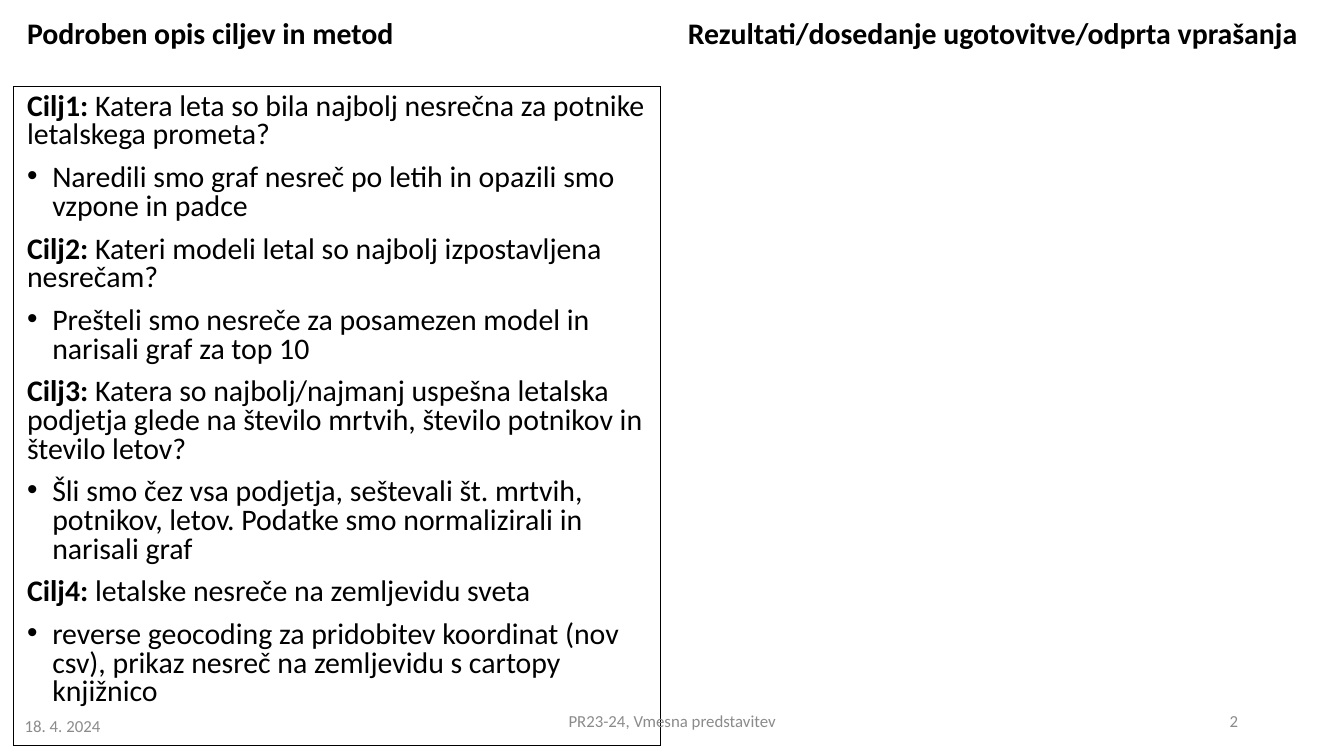
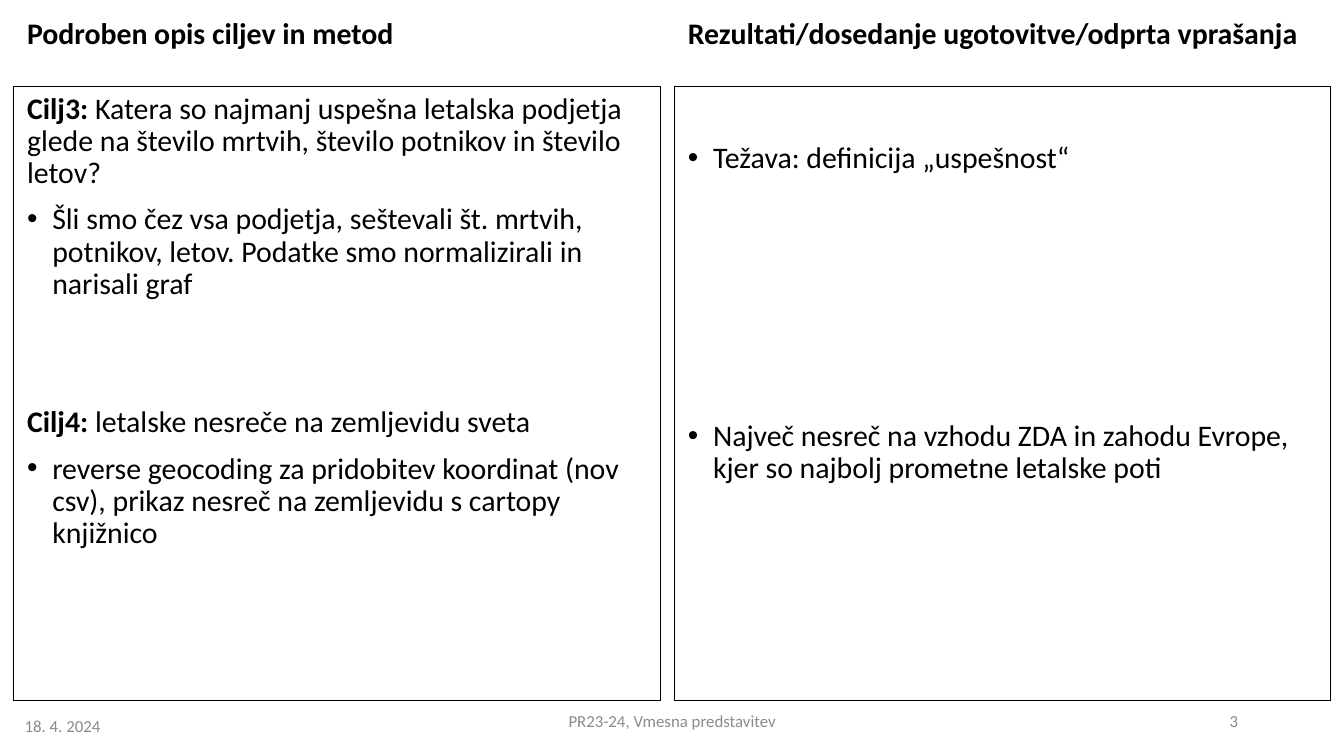
Before and after one commit to aljaztravnik/PR24ATJSBDKJNK, a slide deck: slide 3 of PR2023-24_vmesna_ATJSBDKJNK.pptx (slide 2 before the commit). Drawn at 1344x756 pixels with LibreOffice and Linux fonts; fonts in the diff are those of the drawing. Boxes give left, top, right and bottom in pixels: in the first picture for what was removed or moved away, otherwise in the second. Text is boxed around its words. In the diff, an @@ line names an element or a change of style, - is before the commit and + after.

```diff
--- a/PR2023-24_vmesna_ATJSBDKJNK.pptx
+++ b/PR2023-24_vmesna_ATJSBDKJNK.pptx
@@ text "Cilj3: Katera so najmanj uspešna ...": place and size @@
-text "Cilj3: Katera so najmanj uspešna ..." at [13,86,661,745]
+text "Cilj3: Katera so najmanj uspešna ..." at [13,86,661,700]
@@ text added at [675,86,1331,700], outline #000000 0.75 pt, 16 pt, text #000000 @@
+• Težava: definicija „uspešnost“
+• Največ nesreč na vzhodu ZDA in zahodu Evrope, kjer so najbolj prometne letalske poti
@@ text at [27,98,622,184]: text changed @@
-Cilj1: Katera leta so bila najbolj nesrečna za potnike letalskega prometa?
-• Naredili smo graf nesreč po letih in opazili smo vzpone in padce
-Cilj2: Kateri modeli letal so najbolj izpostavljena nesrečam?
-• Prešteli smo nesreče za posamezen model in narisali graf za top 10
-Cilj3: Katera so najbolj/najmanj uspešna letalska podjetja glede na število mrtvih, število potnikov in število letov?
+Cilj3: Katera so najmanj uspešna letalska podjetja glede na število mrtvih, število potnikov in število letov?
@@ text at [27,204,619,548]: line spacing 0.8 to 0.9 @@
@@ page number at [1230,716,1239,727]: text changed @@
-2
+3
```
Also in this commit, not shown: 1 other slide changed, 1 slide added, 1 other file.
